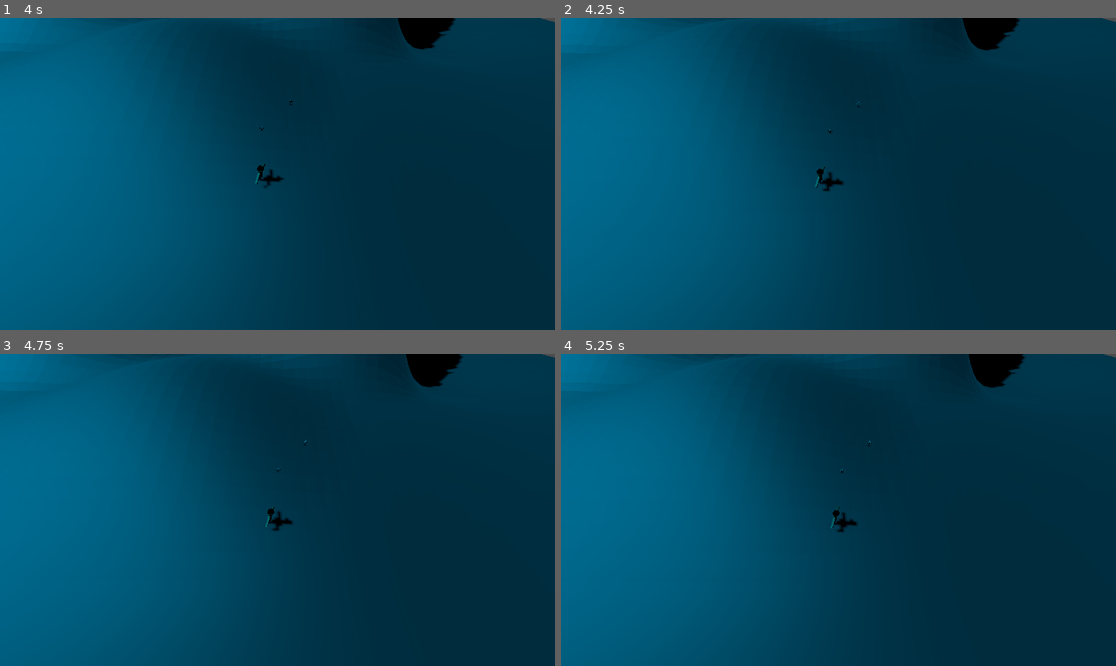
Above: before the commit, frames 1-4 (two rows, left to right).
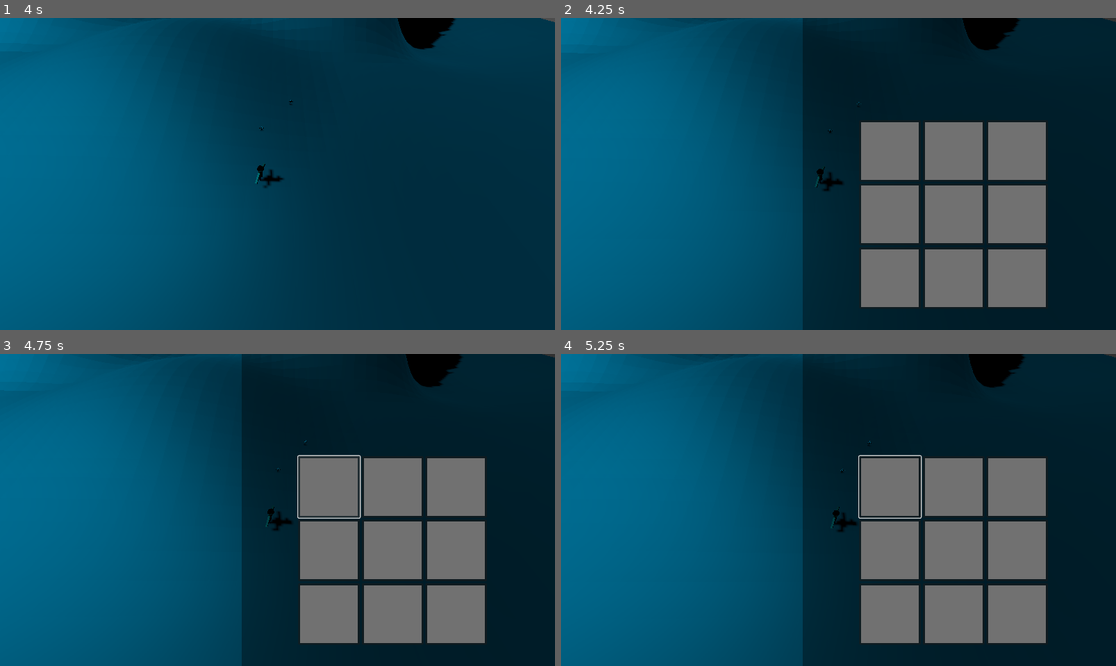
Above: after the commit, the same moments.

Repository: DavidFJones/Resident-Hills
Game: Godot game, scene res://Levels/Environment Testing.tscn
Two runs of this game, one before a commit and one after it. Both use one fixed random seed, a clock stepped at 60 frames per second and the inputs below. The project has no main scene, so this scene is started directly. The engine's default icon, where the game draws it, is replaced by a stand-in: a white triangle on a blue panel in a dark square.
Inputs (mouse positions are in pixels of both pictures, inside the frame that each line leads up to):
- Up to frame 1 (4 s): tap Enter at 0.5 s; move the mouse to (399, 158) at 0.52 s; hold D (input_Right) 0.53-1.28 s; tap E (input_Interact) every 0.75 s from 0.6 to 3.6 s; move the mouse to (166, 189) at 1.27 s; hold S (input_Backward) 1.28-2.03 s; move the mouse to (333, 105) at 2.02 s; hold D (input_Right) 2.03-2.78 s; move the mouse to (249, 236) at 2.77 s; hold W (input_Forward) 2.78-3.53 s; move the mouse to (444, 220) at 3.52 s; hold A (input_Left) from 3.53 s (still down)
- Up to frame 2 (4.25 s): keep holding A (input_Left); tap I (input_inventory) at 4.15 s
- Up to frame 3 (4.75 s): release A (input_Left) at 4.25 s; click (327, 488) at 4.25 s, where only the run after the commit has a clickable "20"
- Up to frame 4 (5.25 s): move the mouse to (672, 463) at 5.02 s; hold A (input_Left) from 5.03 s (still down); tap E (input_Interact) at 5.1 s

Frame 1 is identical in both runs. In frame 2, 34% of the frame differs, in the area x 43-100%, y 0-100%; in frame 3, 33%; in frame 4, 33%.
Error in both runs: Unable to iterate on object of type 'Nil'. (res://Assets/Scripts/Game)

Commit message:
Updated game to fully use game manager
Moved all remaining global dependencies to game manager.

Implemented refresh button to get http json data mid build

Diff:
--- a/Assets/Scripts/CharacterBody3D.gd
+++ b/Assets/Scripts/CharacterBody3D.gd
@@ -17,7 +17,6 @@
 
 # Get the gravity from the project settings to be synced with RigidBody nodes.
 var gravity = ProjectSettings.get_setting("physics/3d/default_gravity")
-
 
 func _ready():
 	#If we do not have a main camera
@@ -107,7 +106,7 @@
 
 	#checks for a string type and uses that to determine what to do wit
 	if interactionType == "itemPickup":
-		GameManager.inventodryUI.pickup_item(item)
+		GameManager.inventoryUI.pickup_item(item)
 
 func _physics_process(delta):
 	if Input.is_action_just_pressed("input_inventory"):
--- a/Assets/Scripts/GAMEMANAGER.gd
+++ b/Assets/Scripts/GAMEMANAGER.gd
@@ -7,15 +7,13 @@
 var UIManager
 
 #Managemenet Nodes ------
-#Makes other calls to the scene manager when it is _ready() (basically an easy way to call an init
-#function anytime a new scene is loaded
-var sceneInitalizer = preload("res://Nodes/Game Management/scene_initalizer.tscn")
 #handles loading item content for http requests
 var itemHttp = preload("res://Nodes/Game Management/itemHTTP.tscn")
+var itemHttpInstance
 #Player UI
 var gameUI = preload("res://Nodes/Game Management/game_ui.tscn")
 var gameUIInstance
-
+var inventoryUI
 #ugly way of seeing if we have loaded the scene or not
 var loaded = false
 
@@ -41,23 +39,22 @@
 
 	#real ugly way of confirming if the scene is loaded before creating the spawn initalizer
 	if loaded:
-		return
+		pass
 	else:
 		if get_tree().root.get_child(1) != null:
-			spawn_scene_initalizer()
+			initialize_scene()
 			loaded = true
 
-func spawn_scene_initalizer():
-	var scene = get_tree().root.get_child(1)
-	var instance = sceneInitalizer.instantiate()
-	scene.add_child(instance)
-
-func initialize_scene(root_parent):
+func initialize_scene():
+	var root_parent = get_tree().root.get_child(1)
 	#create instances for our managers/elements
-	var itemHttpInstance = itemHttp.instantiate()
+	itemHttpInstance = itemHttp.instantiate()
 	gameUIInstance = gameUI.instantiate()
 	#add our managers/elements to the scene
 	root_parent.add_child(gameUIInstance)
 	root_parent.add_child(itemHttpInstance)
 	#update all our items via web spreadsheet
 	itemHttpInstance.make_HTTP_item_request(allItems)
+
+func refresh_http():
+	itemHttpInstance.make_HTTP_item_request(allItems);
--- a/Assets/Scripts/Game Management/gameplay_ui.gd
+++ b/Assets/Scripts/Game Management/gameplay_ui.gd
@@ -2,9 +2,15 @@
 
 func pause_game(pause_state):
 	$PauseUI.visible = pause_state
+
+func _ready():
+	GameManager.inventoryUI = get_child(0)
 
 func _on_quit_button_pressed():
 	GameManager.UIManager.quit_game()
 
 func _on_reload_button_pressed():
 	GameManager.UIManager.reload_scene()
+
+func _on_http_refresh_button_pressed():
+	GameManager.refresh_http()
--- a/Nodes/gamemanager.tscn
+++ b/Nodes/Game Management/GameManager.tscn
@@ -1,7 +1,8 @@
-[gd_scene load_steps=3 format=3 uid="uid://cliuvy4a0k0vt"]
+[gd_scene load_steps=4 format=3 uid="uid://cliuvy4a0k0vt"]
 
 [ext_resource type="Script" path="res://Assets/Scripts/GAMEMANAGER.gd" id="1_81m5w"]
 [ext_resource type="Script" path="res://Assets/Scripts/Game Management/UIManager.gd" id="2_t6kg8"]
+[ext_resource type="PackedScene" uid="uid://dik4idu12mvtj" path="res://Nodes/Game Management/game_ui.tscn" id="3_oxlel"]
 
 [node name="GameManager" type="Node"]
 process_mode = 3
@@ -9,3 +10,6 @@
 
 [node name="UIManager" type="Node" parent="."]
 script = ExtResource("2_t6kg8")
+
+[node name="GameUI" parent="UIManager" instance=ExtResource("3_oxlel")]
+visible = false
--- a/Nodes/Player/PlayerInventory.tscn
+++ b/Nodes/Game Management/Player/PlayerInventory.tscn
@@ -10,6 +10,7 @@
 [sub_resource type="Theme" id="Theme_80527"]
 
 [node name="PlayerInventory" type="Control"]
+visible = false
 z_index = 10
 layout_mode = 3
 anchors_preset = 15
--- a/Nodes/Game Management/game_ui.tscn
+++ b/Nodes/Game Management/game_ui.tscn
@@ -517,13 +517,29 @@
 anchor_right = 0.5
 anchor_bottom = 1.0
 offset_left = -51.5
-offset_top = -127.0
+offset_top = -158.0
 offset_right = 51.5
-offset_bottom = -78.0
+offset_bottom = -109.0
 grow_horizontal = 2
 grow_vertical = 0
 theme_override_font_sizes/font_size = 12
 text = "R E L O A D"
+
+[node name="HTTP_Refresh_Button" type="Button" parent="PauseUI/Panel"]
+layout_mode = 1
+anchors_preset = 7
+anchor_left = 0.5
+anchor_top = 1.0
+anchor_right = 0.5
+anchor_bottom = 1.0
+offset_left = -51.0
+offset_top = -92.0
+offset_right = 52.0
+offset_bottom = -43.0
+grow_horizontal = 2
+grow_vertical = 0
+theme_override_font_sizes/font_size = 12
+text = "R E F R E S H"
 
 [connection signal="mouse_entered" from="PlayerInventory/Panel/ItemGrid/Button" to="PlayerInventory" method="_on_item_focus_entered" binds= [0]]
 [connection signal="pressed" from="PlayerInventory/Panel/ItemGrid/Button" to="PlayerInventory" method="_on_inventory_button_pressed" binds= [0]]
@@ -549,3 +565,4 @@
 [connection signal="pressed" from="PlayerInventory/Panel/PopupOptions/Button_Cancel" to="PlayerInventory" method="_on_button_cancel_pressed"]
 [connection signal="pressed" from="PauseUI/Panel/Quit_Button" to="." method="_on_quit_button_pressed"]
 [connection signal="pressed" from="PauseUI/Panel/Reload_Button" to="." method="_on_reload_button_pressed"]
+[connection signal="pressed" from="PauseUI/Panel/HTTP_Refresh_Button" to="." method="_on_http_refresh_button_pressed"]
--- a/project.godot
+++ b/project.godot
@@ -16,7 +16,7 @@
 
 [autoload]
 
-GameManager="*res://Nodes/GameManager.tscn"
+GameManager="*res://Nodes/Game Management/GameManager.tscn"
 
 [filesystem]
 
